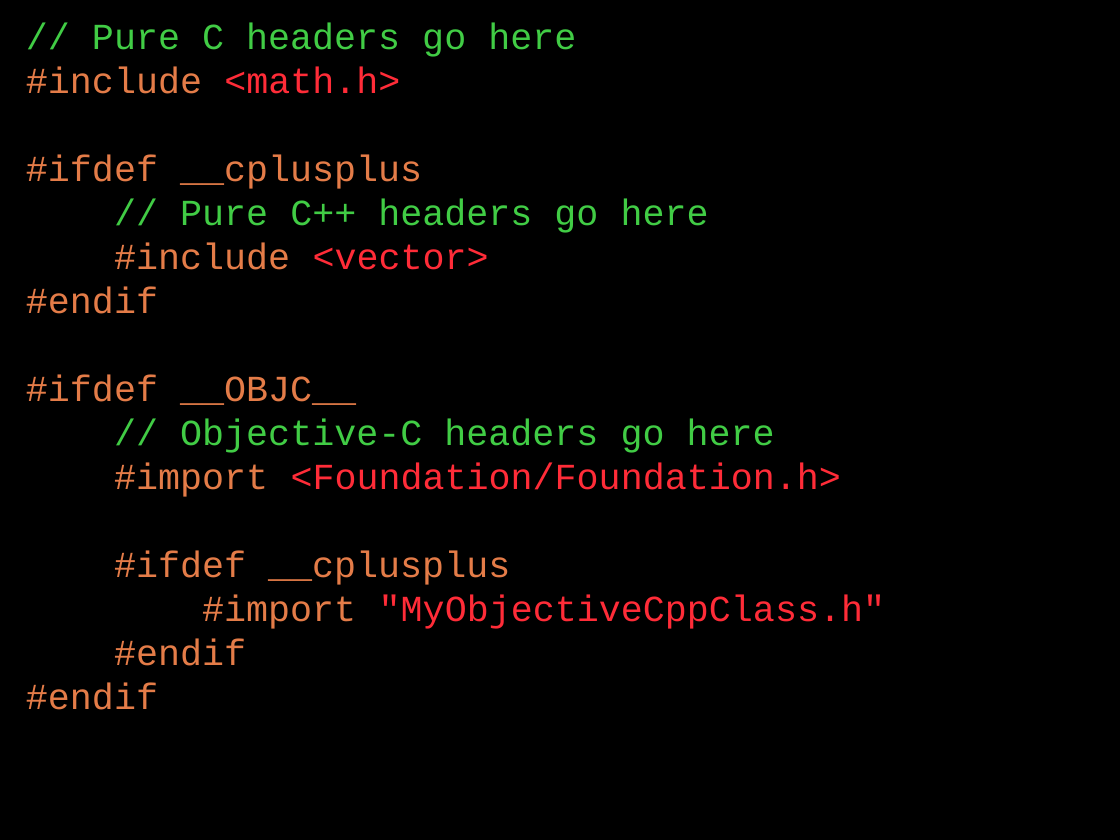
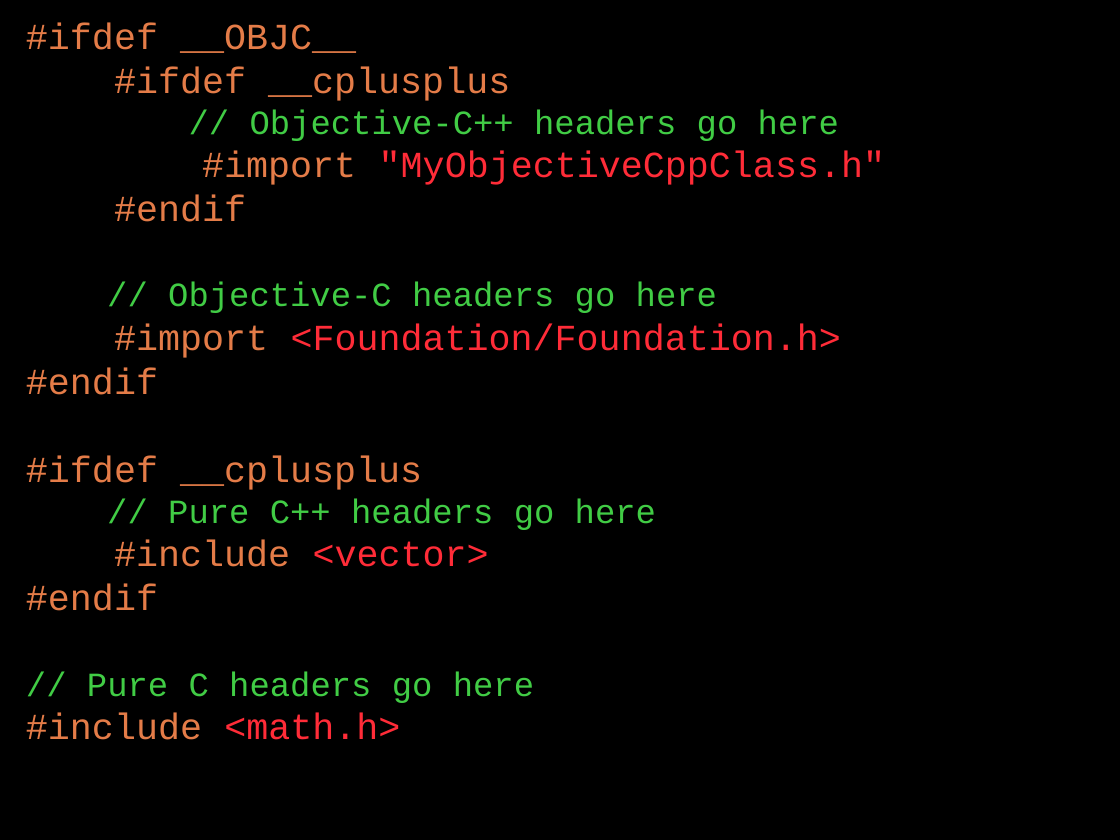
Before and after one commit to dodikk/StaticLib-Slides, a slide deck: slide 68 of Libraries-GoingNative.odp (slide 62 before the commit). Drawn at 1120x840 pixels with LibreOffice and Linux fonts; fonts in the diff are those of the drawing. Boxes give left, top, right and bottom in pixels: in the first picture for what was removed or moved away, otherwise in the second. Text is boxed around its words. In the diff, an @@ line names an element or a change of style, - is before the commit and + after.

```diff
--- a/Libraries-GoingNative.odp
+++ b/Libraries-GoingNative.odp
@@ text at [26, 22, 885, 395]: text changed; text colour #41CC45 to #E47C48 @@
-// Pure C headers go here
-#include <math.h>
+#ifdef __OBJC__
+#ifdef __cplusplus
+// Objective-C++ headers go here
+#import "MyObjectiveCppClass.h"
+#endif
+// Objective-C headers go here
+#import <Foundation/Foundation.h>
+#endif
@@ text at [168, 498, 656, 530]: size 26 to 24 pt in "// Pure C++ headers go here" @@
@@ text at [26, 671, 534, 740]: text changed; size 26 to 24 pt; text colour #E47C48 to #41CC45 @@
-#ifdef __OBJC__
-// Objective-C headers go here
-#import <Foundation/Foundation.h>
-#ifdef __cplusplus
-#import "MyObjectiveCppClass.h"
-#endif
-#endif
+// Pure C headers go here
+#include <math.h>
```
Also in this commit, not shown: 2 other slides changed, 11 slides added, 10 slides removed, 1 other file.
